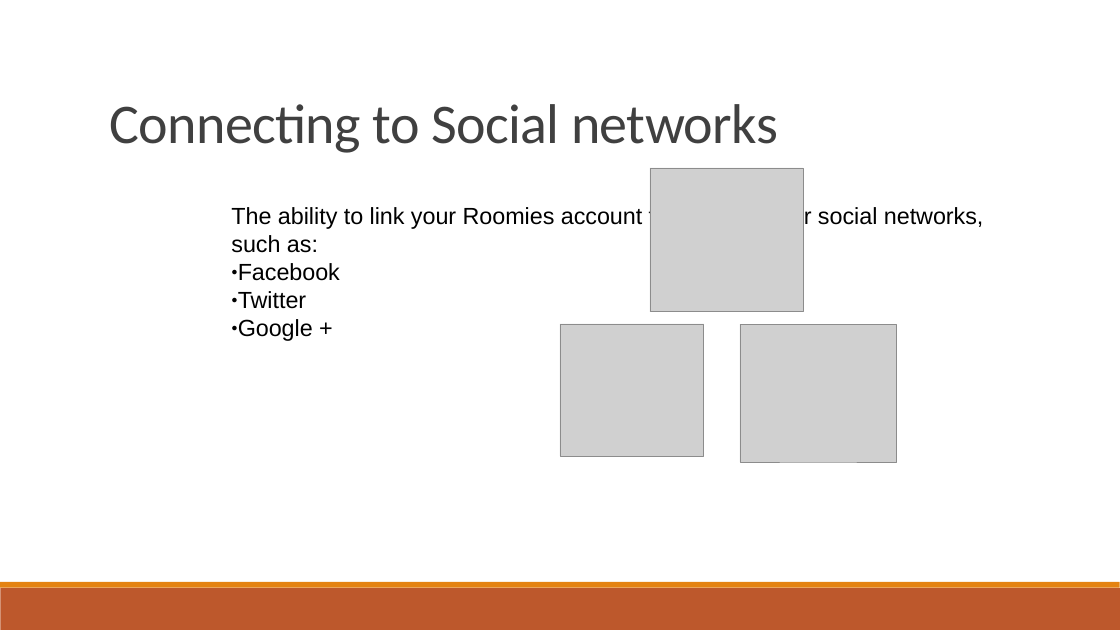
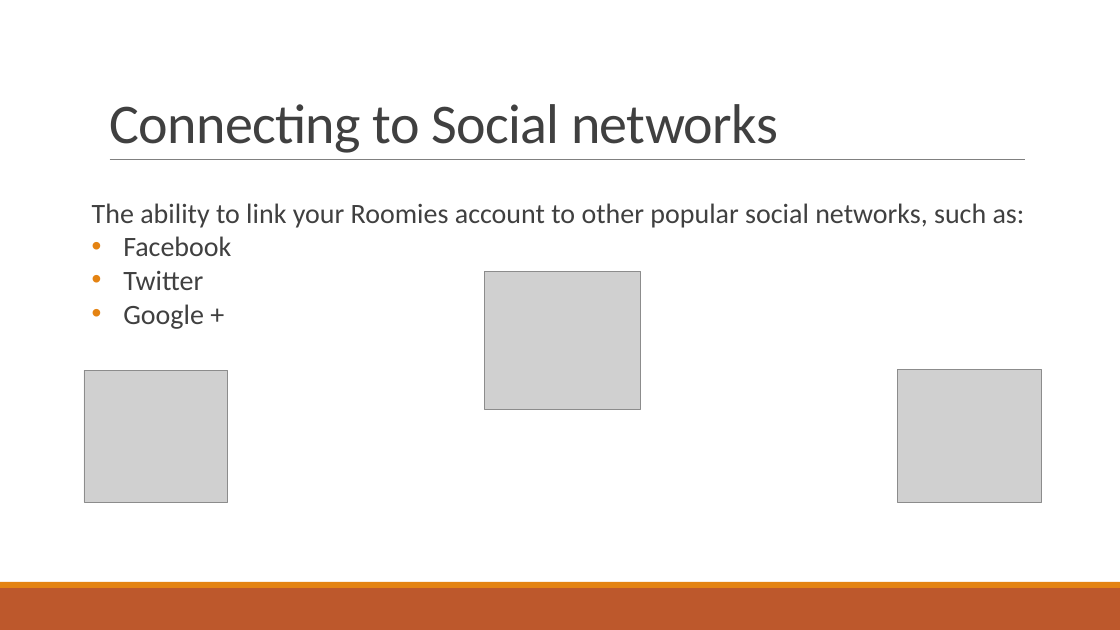
Before and after one commit to dragosthealex/roomies, a slide deck: slide 12 of resources/presentation1/final_presentation.pptx. Drawn at 1120x630 pixels with LibreOffice and Linux fonts; fonts in the diff are those of the drawing; grey boxes stand for pictures. Boxes give left, top, right and bottom in pixels: in the first picture for what was removed or moved away, otherwise in the second. Text is boxed around its words. In the diff, an @@ line names an element or a change of style, - is before the commit and + after.

```diff
--- a/resources/presentation1/final_presentation.pptx
+++ b/resources/presentation1/final_presentation.pptx
@@ line added from (110, 160) to (1026, 160), #808080 0.5 pt @@
@@ text "The ability to link your ...": place and size @@
-text "The ability to link your ..." at [231, 206, 984, 341]
+text "The ability to link your ..." at [92, 203, 1025, 329]
@@ text "The ability to link your ..." at [92, 203, 1025, 329]: size 20 to 24 pt, font Arial to Calibri, text colour #000000 to #404040; bullet ● to • @@
@@ picture: place and size @@
-picture at [740, 324, 897, 462]
+picture at [485, 271, 641, 409]
@@ picture: place and size @@
-picture at [560, 324, 704, 456]
+picture at [84, 371, 228, 502]
@@ picture: place and size @@
-picture at [650, 168, 804, 312]
+picture at [898, 370, 1042, 502]
```
Also in this commit, not shown: 19 other slides changed, 10 slides added, 4 slides removed, 4 other files.
